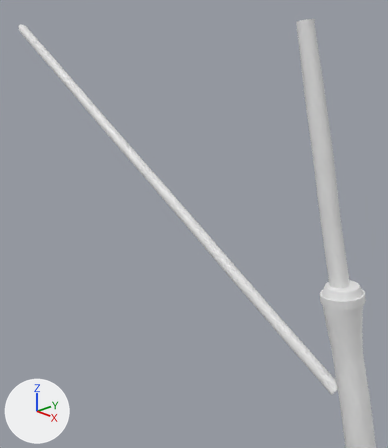
Renders of the Blender file Fragata Versions/FragataV5_Mastrov1.blend from each side of a commit.
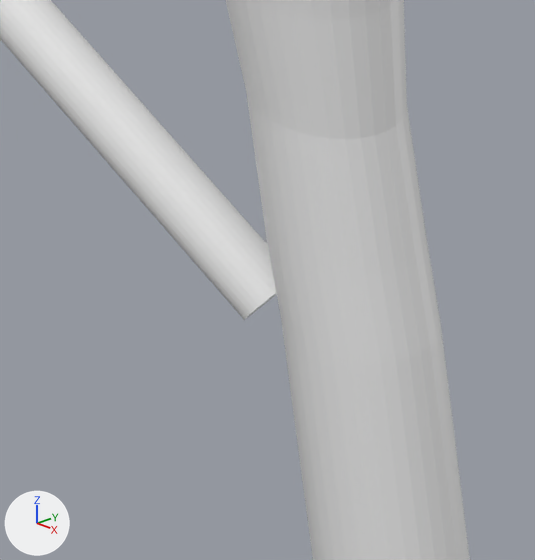
Each version is shown from a 50 mm lens placed at (0.311, -0.448, 1.637), pointed at (-0.191, 0.031, 1.382), then close up on the part from 73% to 100% of the width and 74% to 99% of the height. Lighting does not change. The marker at lower left points along +X, +Y and +Z.

Objects in the first close-up: 'Cylinder', 'Mastro_repo'.
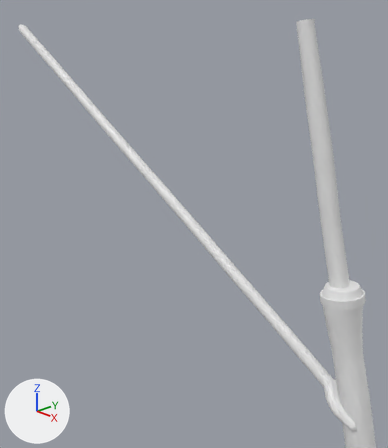
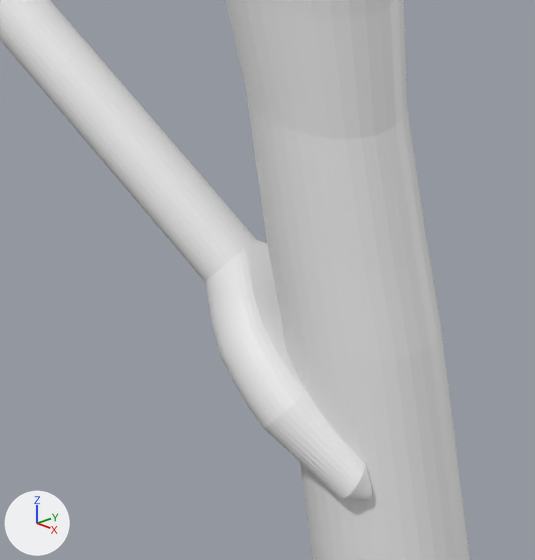
Changed parts and their boxes [x1, y1, x2, y2] in the close-ups (535 x 560 px):
'Cylinder', reshaped: before [0, 0, 277, 320]; after [0, 0, 372, 500]

What the commit changed:
me_cylinder_001 is used by ob_cylinder; location (-0.5617, 0.0048, 1.6223); rotation (0.0, -4.172, 0.0), in degrees (0, -239, 0); scale (0.00883, 0.00883, 0.00883).
me_cylinder_001 had 187 vertices, 161 faces and spanned x -2.1..0.9, y 0.0..0.8, z -3.1..81.7.
me_cylinder_001 now has 346 vertices, 313 faces and spans x -2.0..0.9, y 0.0..2.5, z -3.1..86.4.
Part 1, on me_cylinder_001:
17 vertices in x -2.1..-0.5, y 0.0..0.8, z 81.7 move by (0.2, 0.0, -1.2).
123 vertices are added at x -2.0..-0.3, y 0.0..2.5, z 81.3..86.4.
7 new vertices lie (0.0, 0.7, 0.8) away from vertices in x -2.1..-0.5, y 0.2..0.8, z 81.7.
7 new vertices lie (0.0, 0.5, 0.7) away from vertices in x -1.9..-0.3, y 0.9..1.5, z 81.3.
7 new vertices lie (0.0, 0.2, 0.7) away from vertices in x -1.9..-0.3, y 1.4..2.0, z 82.0.
5 new vertices lie (0.0, 0.8, 0.8) away from vertices in x -2.1..-0.6, y 0.3..0.8, z 81.7.
5 new vertices lie (0.0, 0.4, 0.7) away from vertices in x -1.9..-0.4, y 1.1..1.6, z 81.3.
5 new vertices lie (0.0, 0.1, 0.6) away from vertices in x -1.9..-0.4, y 1.8..2.2, z 82.7..83.2.
152 new faces join them.
